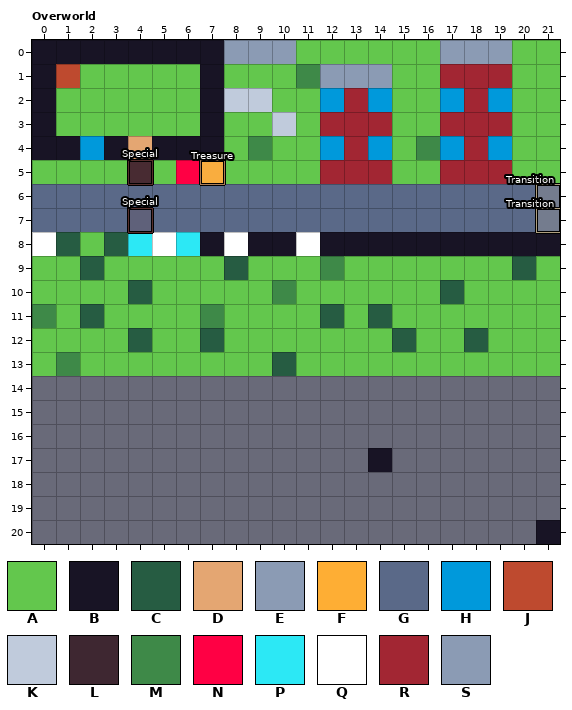
An edit to a level. LDtk project, maps.ldtk. That is the earlier state.
Cells are 16x16 px. Shown: Overworld x 0..21, y 0..20. The commit also changed other parts of the map, which this record leaves out.
Key: from "Tiles": A 1 "grass", B 2 "wall", C 4 "tree", D 5 "door", E 7 "mountain", F 8 "treasure", G 11 "floor", H 12 "window", J 13 "table", K 15 "rocks", L 16 "bridge", M 18 "grass2", N 20 "mailbox", P 21 "fountain", Q 22 "streetlight", R 23 "brick", S 24 "cornice".
_ is an empty cell.
Objects are placed by their top-left corner, in cells (3,4 is the top-left corner of cell 3,4); size is 1x1 cell unless given.
Layer "Tiles" before, first column x 0:
 0 BBBBBBBBEEEAAAAAASSSAA
 1 BJAAAAABAAAMSSSAARRRAA
 2 BAAAAAABKKAAHRHAAHRHAA
 3 BAAAAAABAAKARRRAARRRAA
 4 BBHBDBBBAMAAHRHAMHRHAA
 5 AAAALANFAAAARRRAARRRAA
 6 GGGGGGGGGGGGGGGGGGGGGG
 7 GGGGGGGGGGGGGGGGGGGGGG
 8 QCACPQPBQBBQBBBBBBBBBB
 9 AACAAAAACAAAMAAAAAAACA
10 AAAACAAAAAMAAAAAACAAAA
11 MACAAAAMAAAACACAAAAAAA
12 AAAACAACAAAAAAACAACAAA
13 AMAAAAAAAACAAAAAAAAAAA
14 ______________________
15 ______________________
16 ______________________
17 ______________B_______
18 ______________________
19 ______________________
20 _____________________B
Objects on layer "Entities" before:
"Special" rectangle at 4,7
"Special" rectangle at 4,5
"Transition" rectangle at 21,6
"Transition" rectangle at 21,7
"Treasure" rectangle at 7,5
The result:
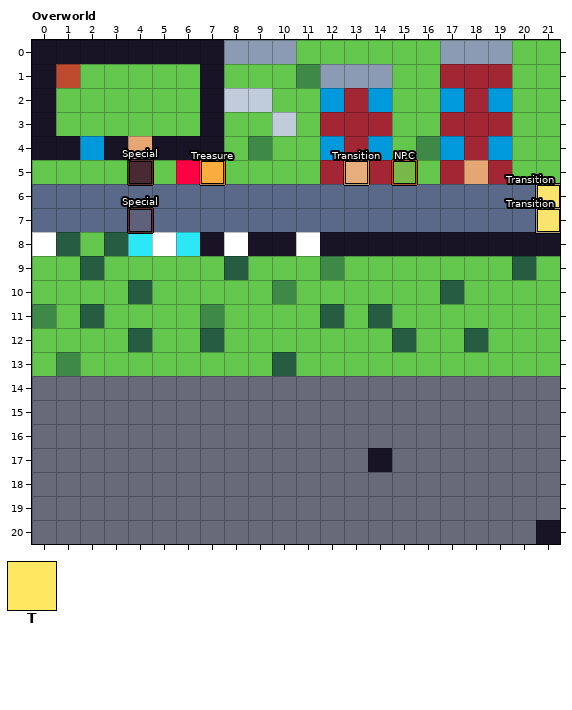
Further tiles: from "Tiles": T 9 "stairs_down".
Difference:
{"where": "layer \"Tiles\""}
{"y":5,"x":13,"old":"R","new":"D"}
{"y":5,"x":18,"old":"R","new":"D"}
{"y":6,"x":21,"old":"G","new":"T"}
{"y":7,"x":21,"old":"G","new":"T"}
{"where": "layer \"Entities\""}
{"now": "\"NPC\" rectangle at 15,5"}
{"now": "\"Transition\" rectangle at 13,5"}
